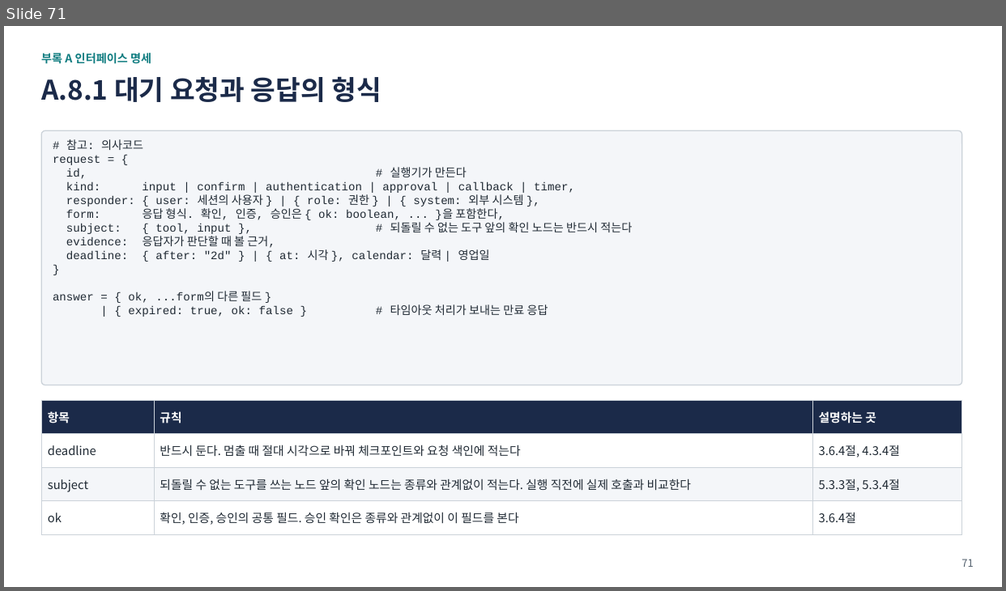
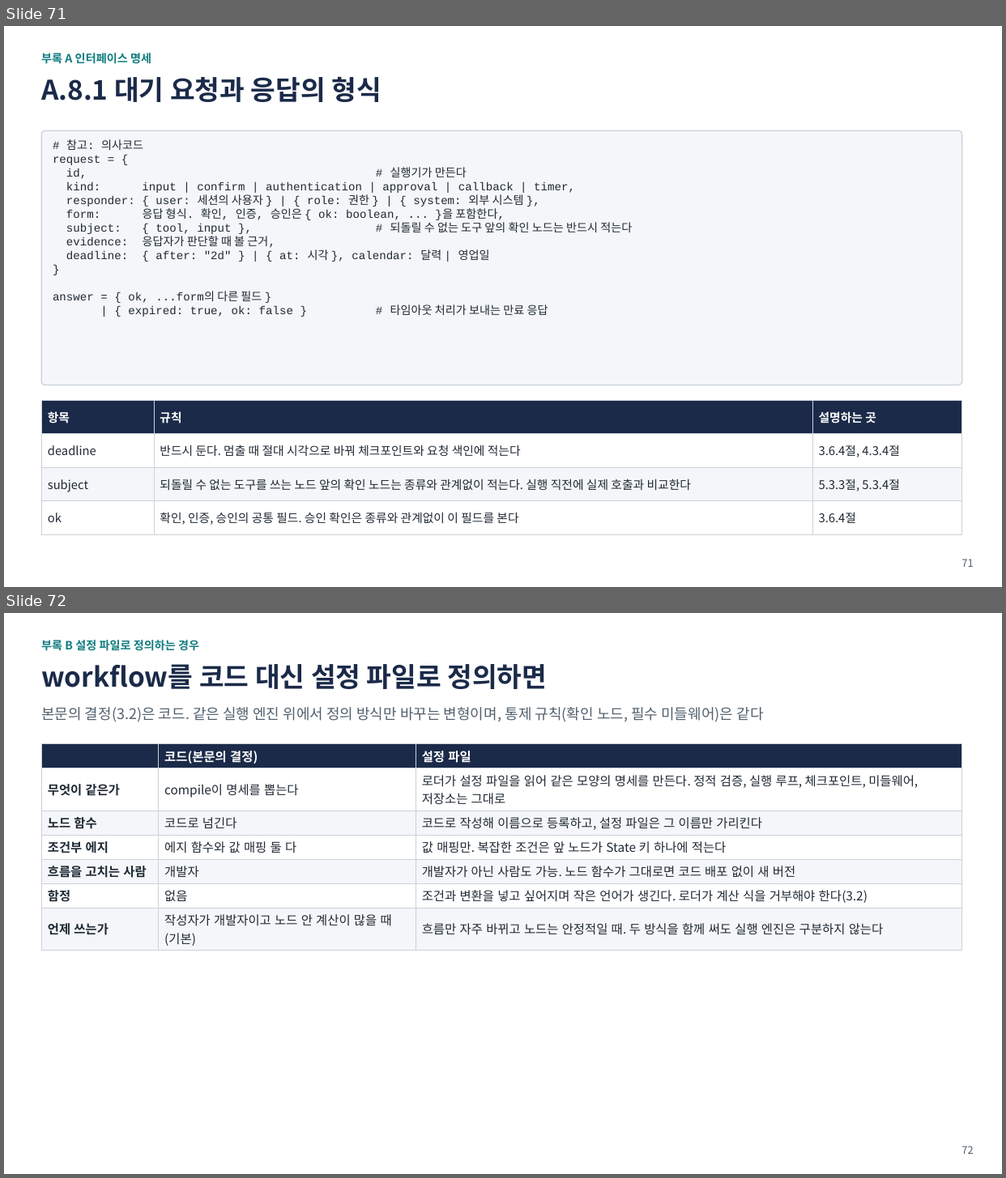
Before and after one commit to iwindfree/ai-agent-framework-architecture, a slide deck: AI_Agent_Workflow_Framework_Summary.pptx. Shown one above the other, each under a label of ours: slide 71 before the commit, slides 71 and 72 after it. The pictures are 1006x591 and 1006x1178 pixels, drawn with LibreOffice and Linux fonts; fonts in the diff are those of the drawing. Boxes give left, top, right and bottom in pixels: in the first picture for what was removed or moved away, otherwise in the second. Text is boxed around its words. In the diff, an @@ line names an element or a change of style, - is before the commit and + after.

```diff
--- a/AI_Agent_Workflow_Framework_Summary.pptx
+++ b/AI_Agent_Workflow_Framework_Summary.pptx
@@ slide 72 added at bbox=[4, 613, 1002, 1174], background #FFFFFF @@
@@ text added at bbox=[41, 640, 199, 651], 11 pt, text #0F7C80, bold @@
+부록 B 설정 파일로 정의하는 경우
@@ text added at bbox=[41, 664, 548, 689], 26 pt, text #1B2A49, bold @@
+workflow를 코드 대신 설정 파일로 정의하면
@@ text added at bbox=[41, 707, 763, 722], 14 pt, text #52606D @@
+본문의 결정(3.2)은 코드. 같은 실행 엔진 위에서 정의 방식만 바꾸는 변형이며, 통제 규칙(확인 노드, 필수 미들웨어)은 같다
@@ table added at bbox=[41, 744, 961, 949], 7 rows, 3 columns @@
+ | 코드(본문의 결정) | 설정 파일
+무엇이 같은가 | compile이 명세를 뽑는다 | 로더가 설정 파일을 읽어 같은 모양의 명세를 만든다. 정적 검증, 실행 루프, 체크포인트, 미들웨어, 저장소는 그대로
+노드 함수 | 코드로 넘긴다 | 코드로 작성해 이름으로 등록하고, 설정 파일은 그 이름만 가리킨다
+조건부 에지 | 에지 함수와 값 매핑 둘 다 | 값 매핑만. 복잡한 조건은 앞 노드가 State 키 하나에 적는다
+흐름을 고치는 사람 | 개발자 | 개발자가 아닌 사람도 가능. 노드 함수가 그대로면 코드 배포 없이 새 버전
+함정 | 없음 | 조건과 변환을 넣고 싶어지며 작은 언어가 생긴다. 로더가 계산 식을 거부해야 한다(3.2)
+언제 쓰는가 | 작성자가 개발자이고 노드 안 계산이 많을 때(기본) | 흐름만 자주 바뀌고 노드는 안정적일 때. 두 방식을 함께 써도 실행 엔진은 구분하지 않는다
@@ page number added at bbox=[961, 1146, 973, 1154], 10 pt, text #52606D @@
+72
```
Also in this commit, not shown: 1 slide changed, 1 other file.
